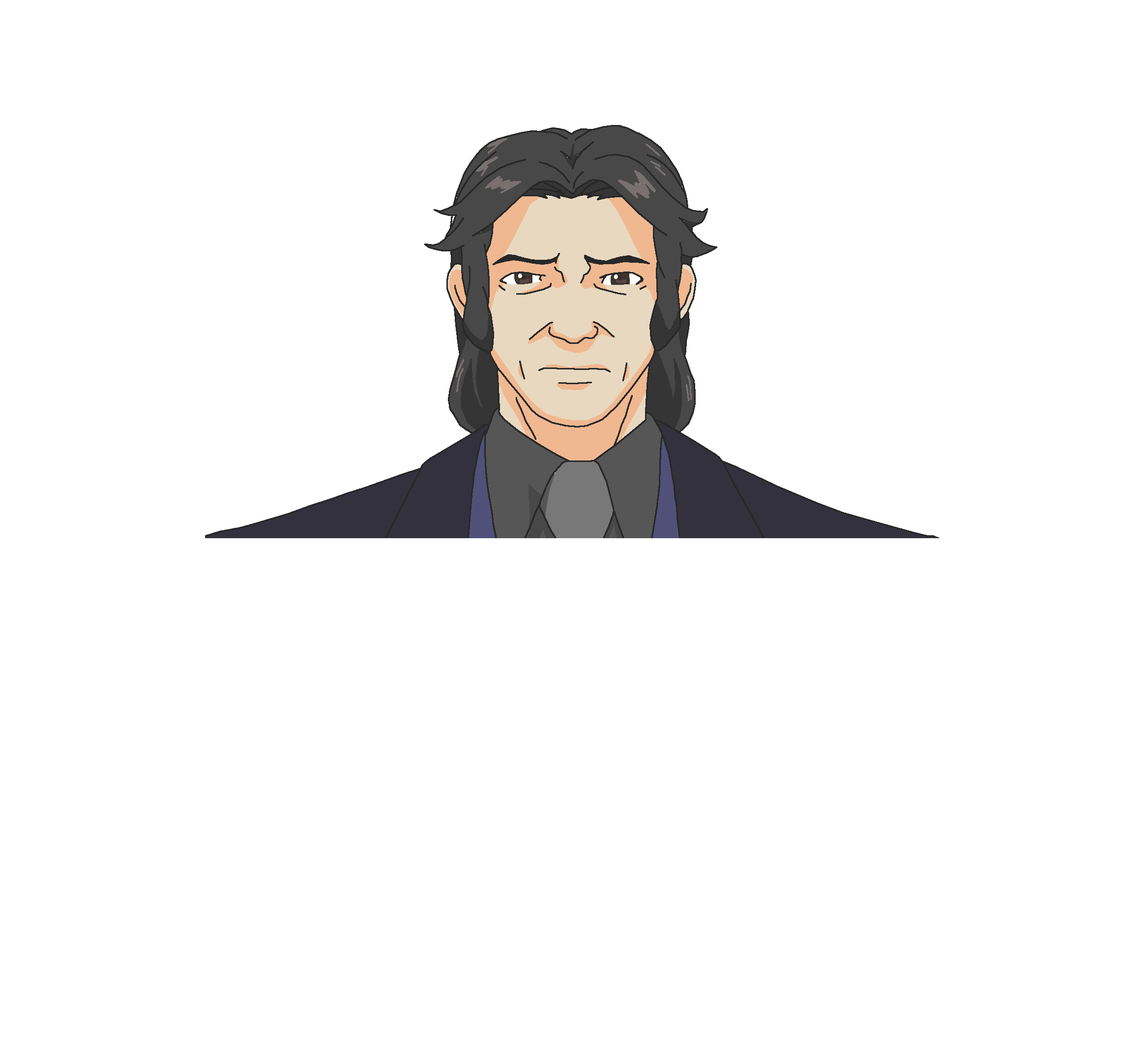
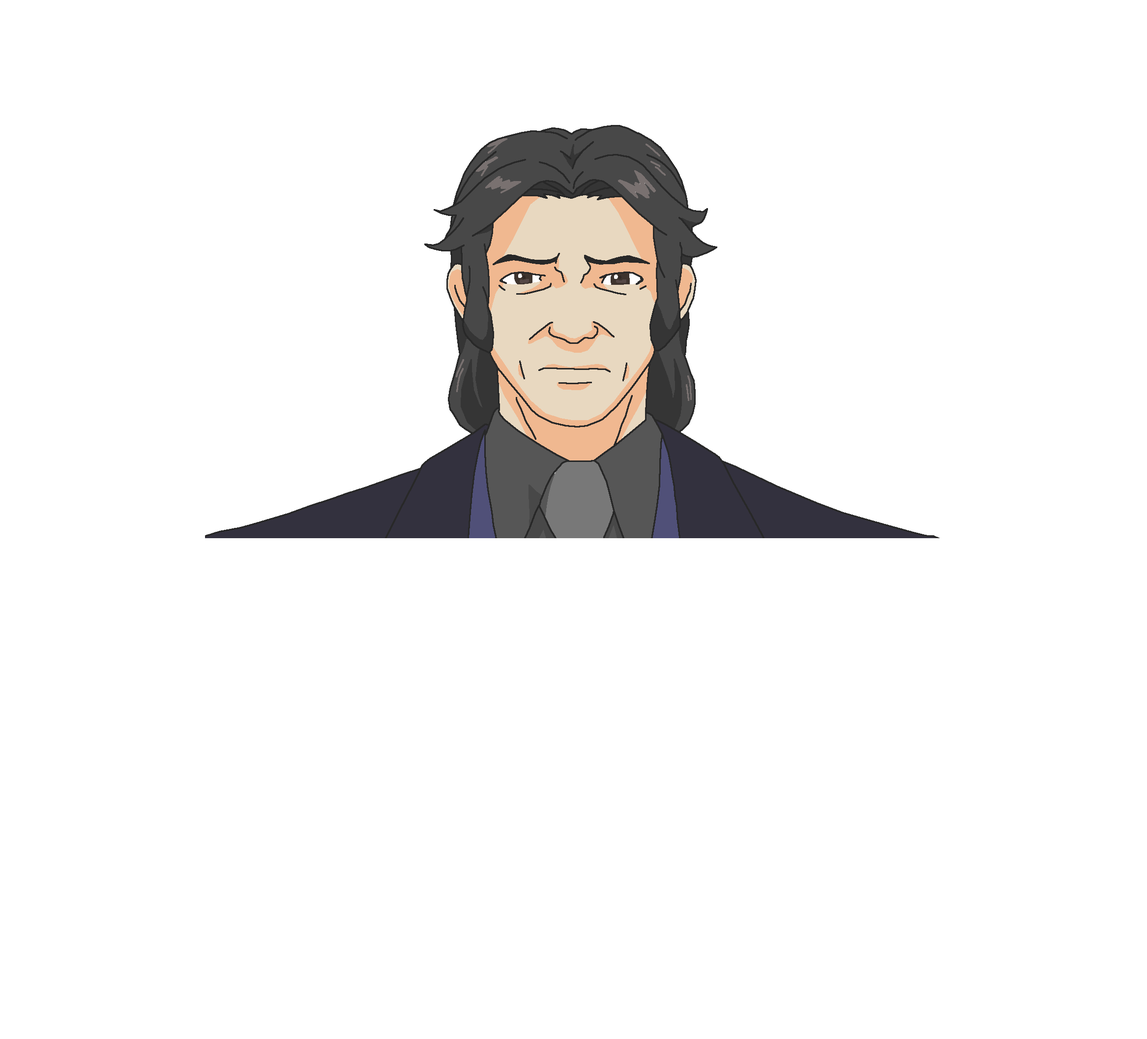
Before/after of a (1147, 1039) layered artwork. What changed in the layer stack:
painted on "Layer #1" over 451, 154, 707, 314
